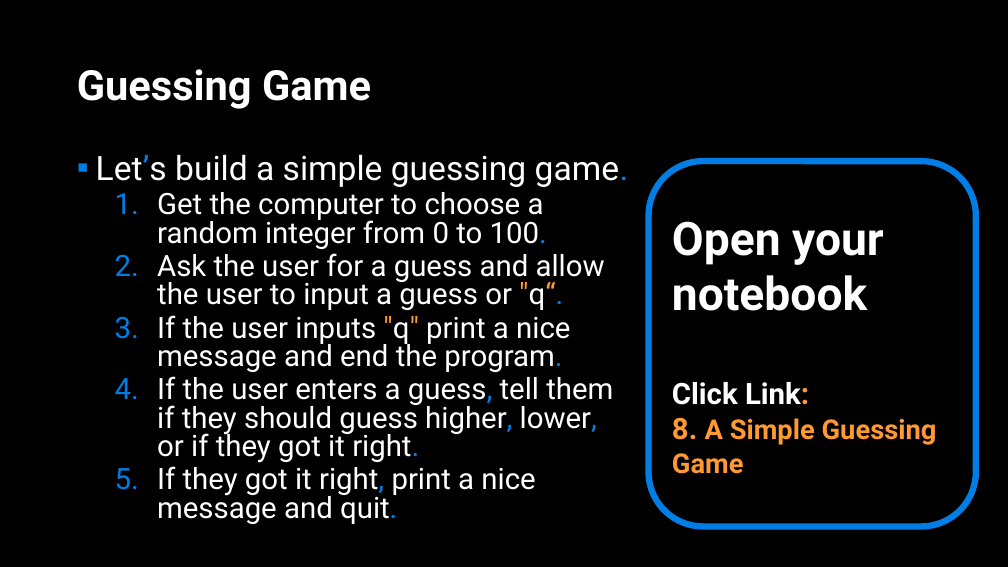
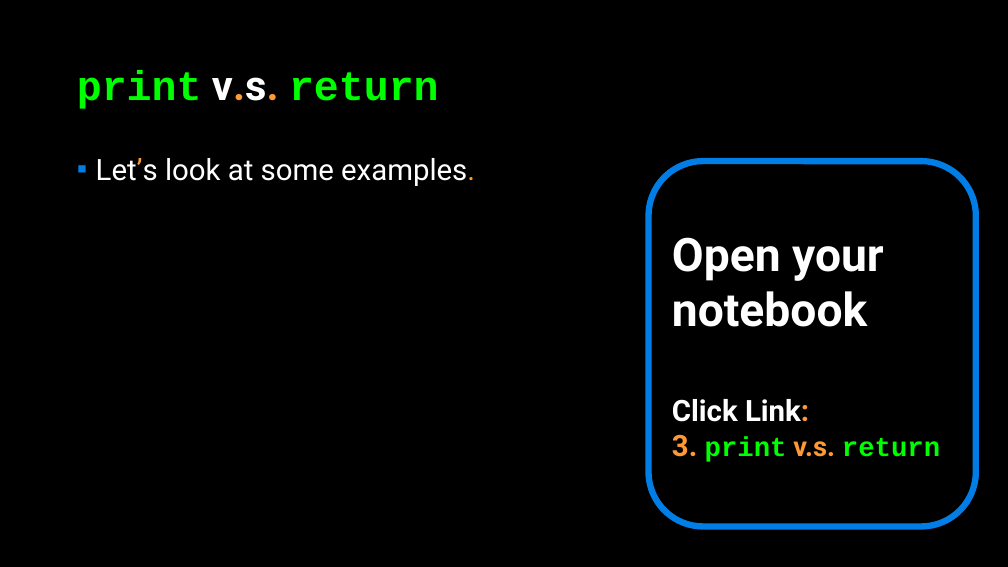
Before and after one commit to APS106/APS106-winter-2023-kinsella-goodfellow, a slide deck: slide 22 of lectures/week4/lecture1/slides/week4_lecture1.pptx (slide 36 before the commit). Drawn at 1008x567 pixels with LibreOffice and Linux fonts; fonts in the diff are those of the drawing; background and template pictures are left out. Boxes give left, top, right and bottom in pixels: in the first picture for what was removed or moved away, otherwise in the second. Text is boxed around its words. In the diff, an @@ line names an element or a change of style, - is before the commit and + after.

```diff
--- a/lectures/week4/lecture1/slides/week4_lecture1.pptx
+++ b/lectures/week4/lecture1/slides/week4_lecture1.pptx
@@ title at [77, 70, 439, 109]: text changed; font Roboto to Courier New; text colour #FFFFFF to #00FF00 @@
-Guessing Game
+print v.s. return
@@ text at [96, 158, 475, 186]: text changed @@
-▪ Let’s build a simple guessing game.
-  1. Get the computer to choose a random integer from 0 to 100.
-  2. Ask the user for a guess and allow the user to input a guess or "q“.
-  3. If the user inputs "q" print a nice message and end the program.
-  4. If the user enters a guess, tell them if they should guess higher, lower, or if they got it right.
-  5. If they got it right, print a nice message and quit.
+▪ Let’s look at some examples.
@@ text in rounded rectangle at [672, 434, 940, 462]: text changed; font Roboto to Courier New; text colour #FF9933 to #00FF00 @@
-8. A Simple Guessing Game
+3. print v.s. return
```
Also in this commit, not shown: 17 other slides changed, 48 slides added, 7 slides removed, 11 other files.
